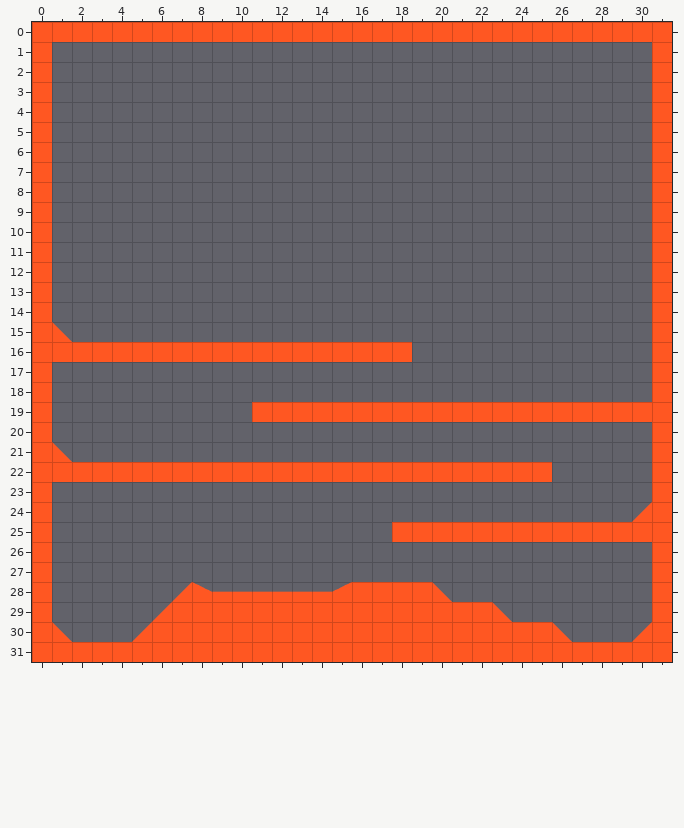
Two versions of a level (Tiled map (JSON), src/game/assets/maps/level-test.json). That is the earlier state.
Cells are 64x64 px. Shown: x 0..31, y 0..31.
And afterwards:
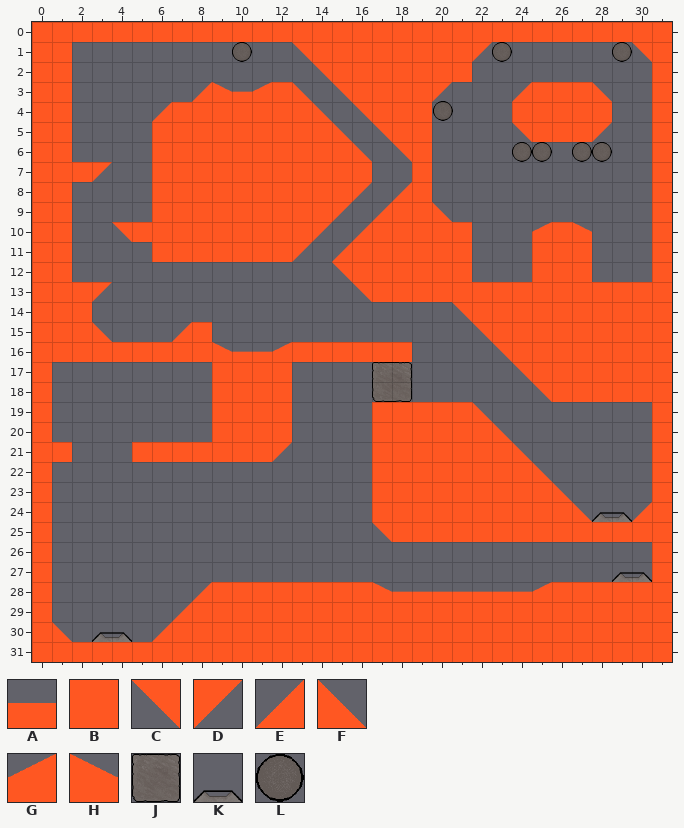
Key: from "base": A 0, B 1, C 2, D 3, E 4, F 5, G 6, H 7; from "objects": J 0 "box", K 2 "button", L 3 "ball".
_ is an empty cell, . an unchanged one.
Objects are placed by their top-left corner, in cells (3,4 is the top-left corner of cell 3,4); size is 1x1 cell unless given.
Difference:
--- layer "layout"
@@ x 1..30 @@
- 1 _...........__________......._
- 2 _............________.........
- 3 _......______.______..._____..
- 4 _...._________.____...._____..
- 5 _....__________.___...._____..
- 6 _....___________.__...........
- 7 ___..___________.._...........
- 8 _....___________.__...........
- 9 _....__________.____..........
-10 _..___________.______...___...
-11 _....________._______...___...
-12 _............._______...___...
-13 ___............_______________
-14 __..................__________
-15 F__...__............._________
-16 ........BBBB..........________
-17 ........____..........._______
-18 ........____............______
-19 ........__..BBBB.....BBBBBBBBB
-20 ........____...._______.......
-21 F...________....________......
-22 BBBBBBBBBBBBBBBB........B.....
-23 ................__________....
-24 ................___________...
-25 ................_.............
+ 1 B...........CBBBBBBBBD.......C
+ 2 B............CBBBBBBB.........
+ 3 B......EHAGBF.CBBBBD...EBBBF..
+ 4 B....EBBBBBBBF.CBBB....BBBBB..
+ 5 B....BBBBBBBBBF.CBB....CBBBD..
+ 6 B....BBBBBBBBBBF.CB...........
+ 7 BBD..BBBBBBBBBBB..B...........
+ 8 B....BBBBBBBBBBD.EB...........
+ 9 B....BBBBBBBBBD.EBBF..........
+10 B..CBBBBBBBBBD.EBBBBB...GBH...
+11 B....BBBBBBBD.EBBBBBB...BBB...
+12 B.............CBBBBBB...BBB...
+13 BBD............CBBBBBBBBBBBBBB
+14 BB..................CBBBBBBBBB
+15 BBF...EB.............CBBBBBBBB
+16 ........HAAG..........CBBBBBBB
+17 ........BBBB...........CBBBBBB
+18 ........BBBB............CBBBBB
+19 ........BB..____.....F________
+20 ........BBBB....BBBBBBF.......
+21 B...BBBBBBBD....BBBBBBBF......
+22 ________________........F.....
+23 ................BBBBBBBBBF....
+24 ................BBBBBBBBBBF...
+25 ................C.............
@@ x 5..30 @@
-28 ..EHAAAAAAG.BBBF__________
-29 .EB...............F_______
-30 EB...................F___E
+28 .._EBBBBBBB.HAAAAAAAGBBBBB
+29 ._E...............BBBBBBBB
+30 _E...................BBBBB
--- layer "objects" (added)
+L "ball" at 10,1
+L "ball" at 23,1
+L "ball" at 29,1
+L "ball" at 20.1,3.9
+L "ball" at 24,6
+L "ball" at 28,6
+L "ball" at 27,6
+L "ball" at 25,6
+J "box" at 17,17 size 2x2
+K "button" at 28,23 size 2x2
+K "button" at 29,26 size 2x2
+K "button" at 3,29 size 2x2
Changed places in both pictures, as pixel boxes (x1, y1, x2, y2):
changed: (52, 42, 652, 542)
changed: (372, 572, 652, 642)
changed: (92, 582, 352, 642)
